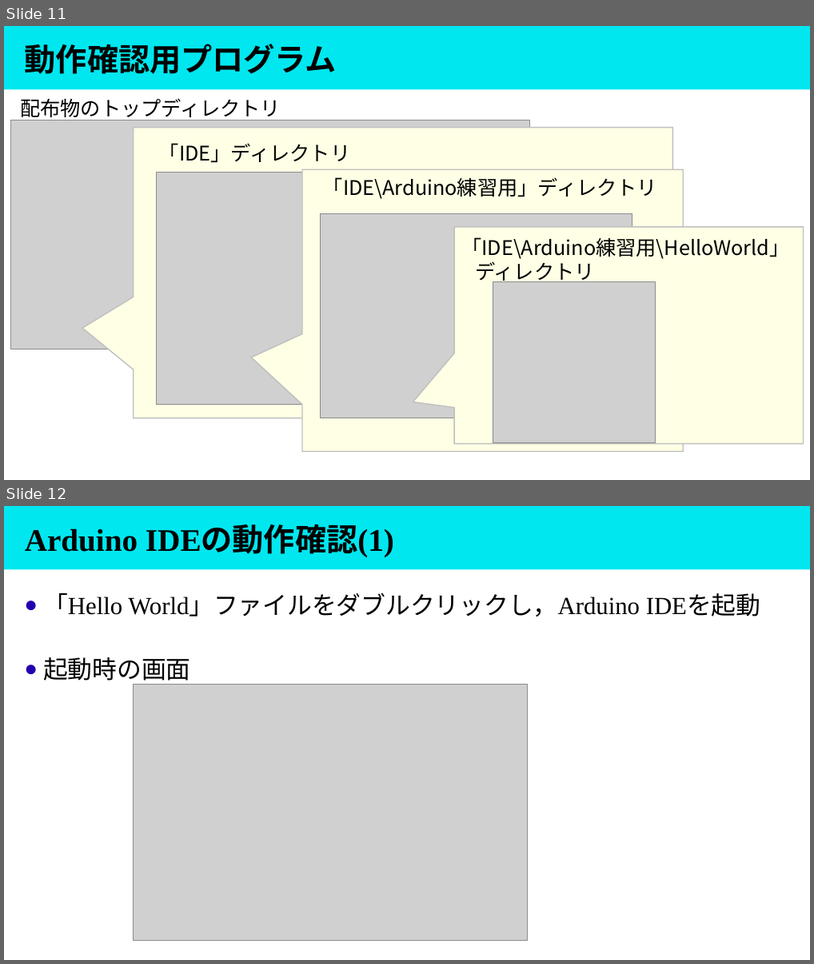
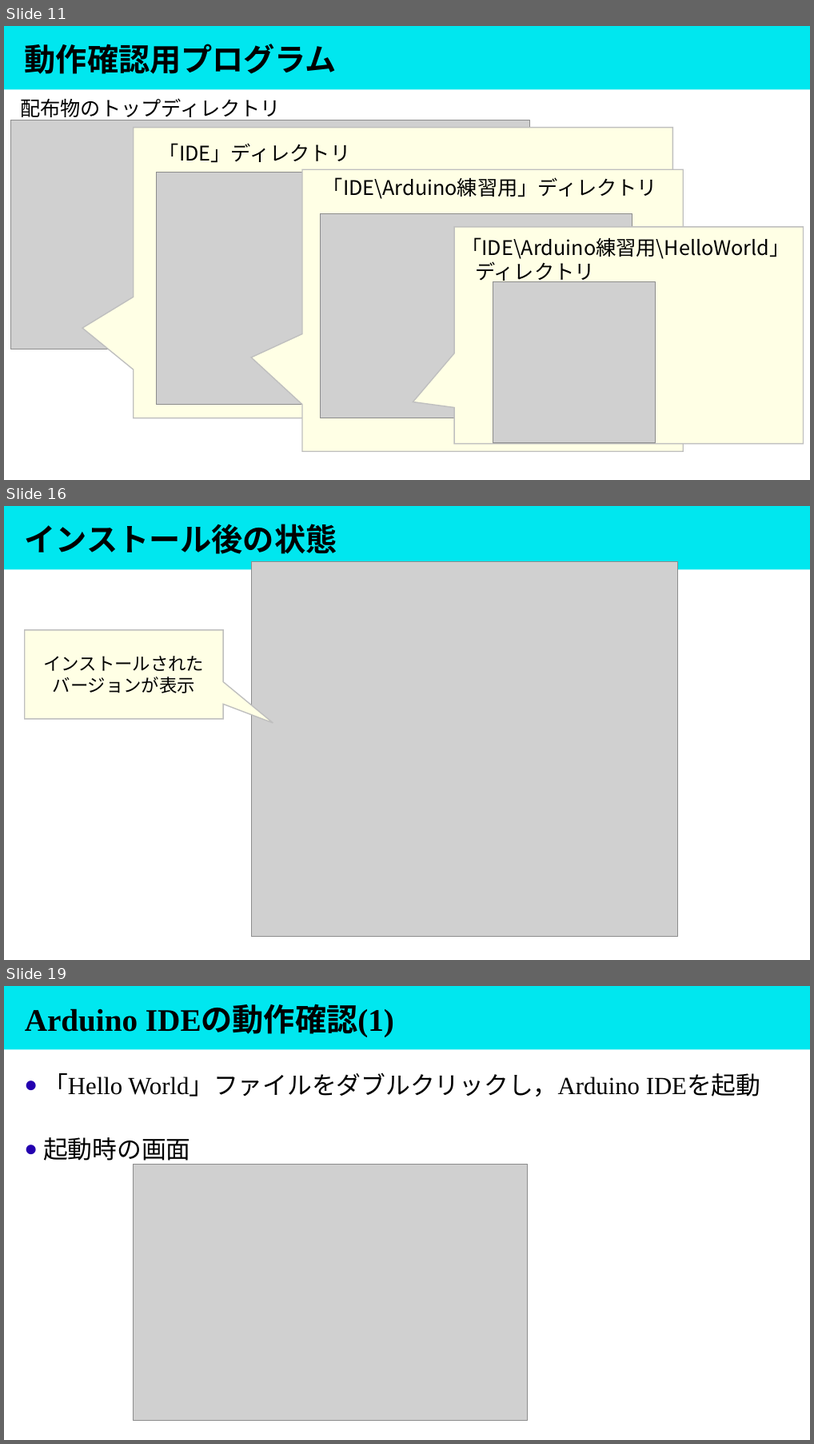
Before and after one commit to masaaki-noro/Gen_arduino_mqtt, a slide deck: Doc/Presentation/講義形式/④環境構築の続きと動作確認.pptx. Shown one above the other, each under a label of ours: slides 11 and 12 before the commit, slides 11, 16 and 19 after it; the slides between them are not shown. The pictures are 814x964 and 814x1444 pixels, drawn with LibreOffice and Linux fonts; fonts in the diff are those of the drawing; grey boxes stand for pictures. Boxes give left, top, right and bottom in pixels: in the first picture for what was removed or moved away, otherwise in the second. Text is boxed around its words. In the diff, an @@ line names an element or a change of style, - is before the commit and + after.

```diff
--- a/Doc/Presentation/講義形式/④環境構築の続きと動作確認.pptx
+++ b/Doc/Presentation/講義形式/④環境構築の続きと動作確認.pptx
@@ slide 16 added at (x1=4, y1=506, x2=810, y2=960), background #FFFFFF; not listed: 1 template element that a slide beside it also shows @@
@@ title added at (x1=25, y1=524, x2=338, y2=554), 28 pt, text #000000, bold @@
+インストール後の状態
@@ picture added at (x1=251, y1=562, x2=678, y2=936) @@
@@ speech box added at (x1=25, y1=630, x2=223, y2=719), fill #FFFFE5, outline #BFBFBF 1 pt, 16 pt, text #000000 @@
+インストールされた
+バージョンが表示
@@ what was slide 12 is now slide 19 @@
```
Also in this commit, not shown: 2 slides changed, 6 other slides added.
